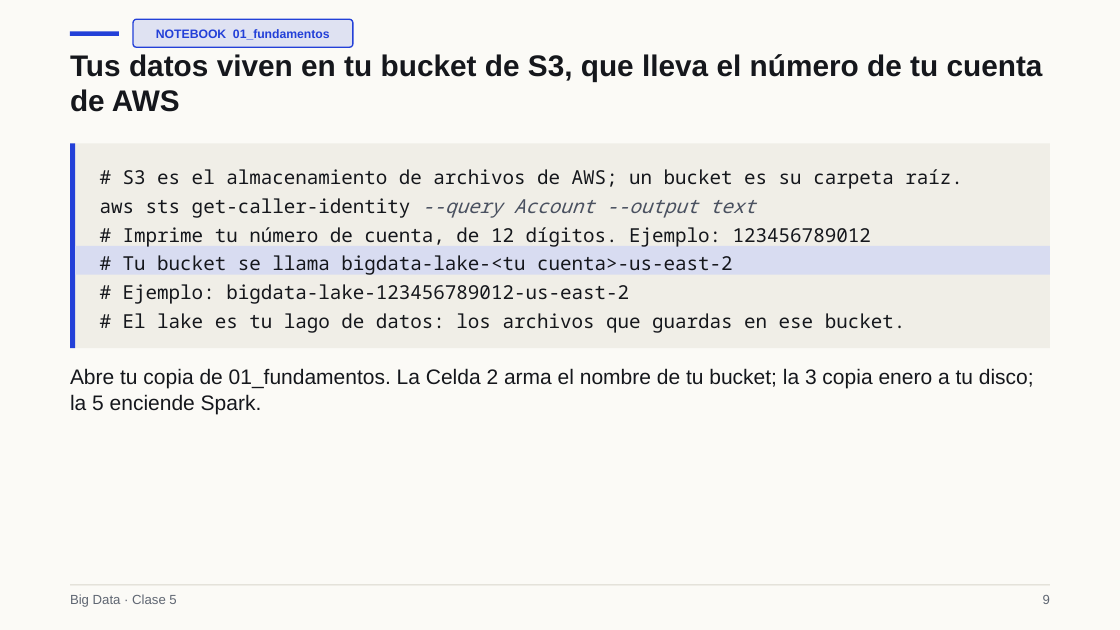
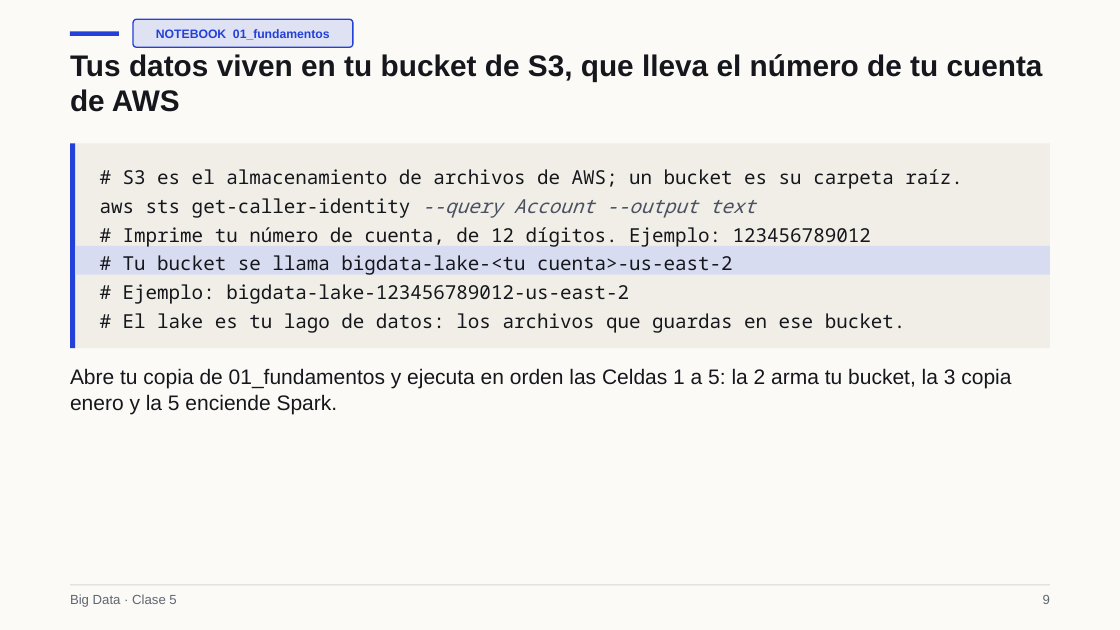
Before and after one commit to Apaezc/bigdata-udem-2026, a slide deck: slide 9 of curso/clase05/deck/slides.pptx. Drawn at 1120x630 pixels with LibreOffice and Linux fonts; fonts in the diff are those of the drawing. Boxes give left, top, right and bottom in pixels: in the first picture for what was removed or moved away, otherwise in the second. Text is boxed around its words. In the diff, an @@ line names an element or a change of style, - is before the commit and + after.

```diff
--- a/curso/clase05/deck/slides.pptx
+++ b/curso/clase05/deck/slides.pptx
@@ text at (x1=70, y1=368, x2=1011, y2=415): text changed @@
-Abre tu copia de 01_fundamentos. La Celda 2 arma el nombre de tu bucket; la 3 copia enero a tu disco; la 5 enciende Spark.
+Abre tu copia de 01_fundamentos y ejecuta en orden las Celdas 1 a 5: la 2 arma tu bucket, la 3 copia enero y la 5 enciende Spark.
```
Also in this commit, not shown: 4 other slides changed, 11 other files.
